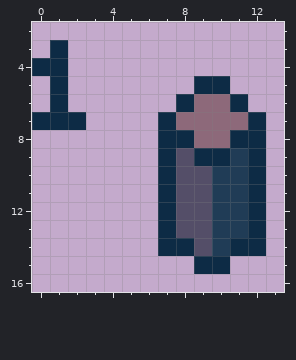
File history of a pixel-art file, Assets/Sprites/worker_button_icon.aseprite. The picture above was drawn from the file before the commit.
20x20 pixels, 1 frame. Shown: x 0..13, y 2..16.
Now the later version:
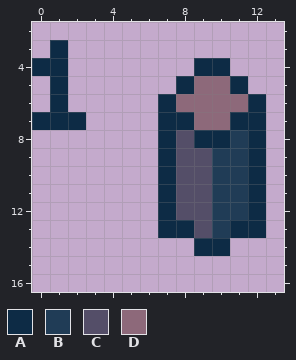
Palette (. is transparent): A #0d2b45  B #203c56  C #544e68  D #8d697a
Edits made:
y 4: x 9..10 .. -> AA
y 5: x 8..11 .AA. -> ADDA
y 6: x 7..8 .A -> AD; x 11..12 A. -> DA
y 7: x 8 D -> A; x 11 D -> A
y 8: x 8..11 ADDA -> CAAB
y 9: x 9..10 AA -> CB
y 13: x 8 C -> A; x 11 B -> A
y 14: x 7..12 AACBAA -> ..AA..
y 15: x 9..10 AA -> ..
